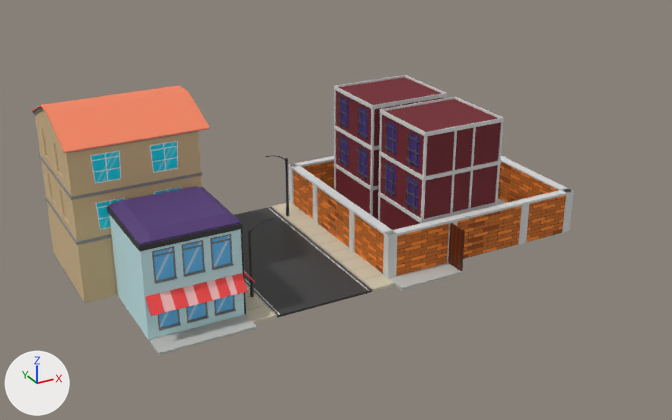
An edit to the FBX model Assets/Assets/CityPt1.fbx, drawn before and after from the same camera.
Before and after are seen from a 50 mm lens placed at (-40.0, -51.2, 28.3), pointed at (-11.8, 0.1, 2.6). Arrows for +X, +Y and +Z are at lower left; the lights stay in place. Where no turn or scale is listed for an object, it has been applied to the vertices.

The first picture shows 'Ed01', 'Ed02', 'Ed03', 'Piso01', 'PortaM', 'StreetCo'.
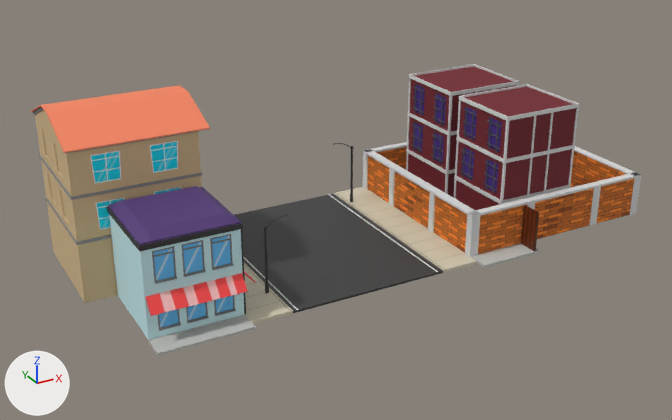
The newer file is also turned or shifted as a whole; pictures and numbers use the older file's frame.

Boxes [x1, y1, x2, y2] around the edits, measured in the pictures (672 x 420 px; the box of a moved part takes in the faces that stretch with it):
'Ed03', moved
    before: [288, 75, 574, 279]
    after: [363, 64, 641, 257]
'StreetCo', moved, rescaled
    before: [234, 202, 395, 324]
    after: [234, 187, 477, 324]
'Piso01', reshaped (25% wider, 23% taller)
    before: [149, 263, 463, 355]
    after: [149, 243, 541, 356]
'PortaM', moved
    before: [448, 223, 465, 271]
    after: [521, 205, 539, 252]
'PosteLuz.003', moved
    before: [266, 156, 289, 216]
    after: [333, 143, 354, 202]
part 1 of me_recuo_002, moved or reshaped
    before: [389, 263, 463, 290]
    after: [471, 243, 541, 267]

Edits to the bpy script that builds the scene:
```text
Change me_recuo_002:
    where me_recuo_002.from_pydata(...)  # 16 vertices, 12 faces; spans x -20.6..0.0, y -8.6..-6.9, z -1.6..-1.4
    used by ob_piso01; location = (-6.61, 0.94, 1.61)
    me_recuo_002 part 1: the loose piece of 8 vertices spanning x -4.7..0.0, y -8.6..-7.1, z -1.6..-1.4 is moved by (6.5, 0.0, 0.0)
Change ob_posteluz_003:
    ob_posteluz_003.location: (-13.36, 5.93, 4.2) -> (-7.91, 5.93, 4.2)
Change ob_ed03:
    ob_ed03.location: (-11.06, 0.94, 1.61) -> (-4.55, 0.94, 1.61)
Change ob_streetco:
    ob_streetco.location: (-16.3, 0.62, 0.04) -> (-13.07, 0.62, 0.04)
    ob_streetco.scale: (1.0, 1.0, 1.0) -> (1.0, 1.65, 1.0)
Change ob_portam:
    ob_portam.location: (-6.61, 0.94, 1.61) -> (-0.5, 0.94, 1.61)
```
